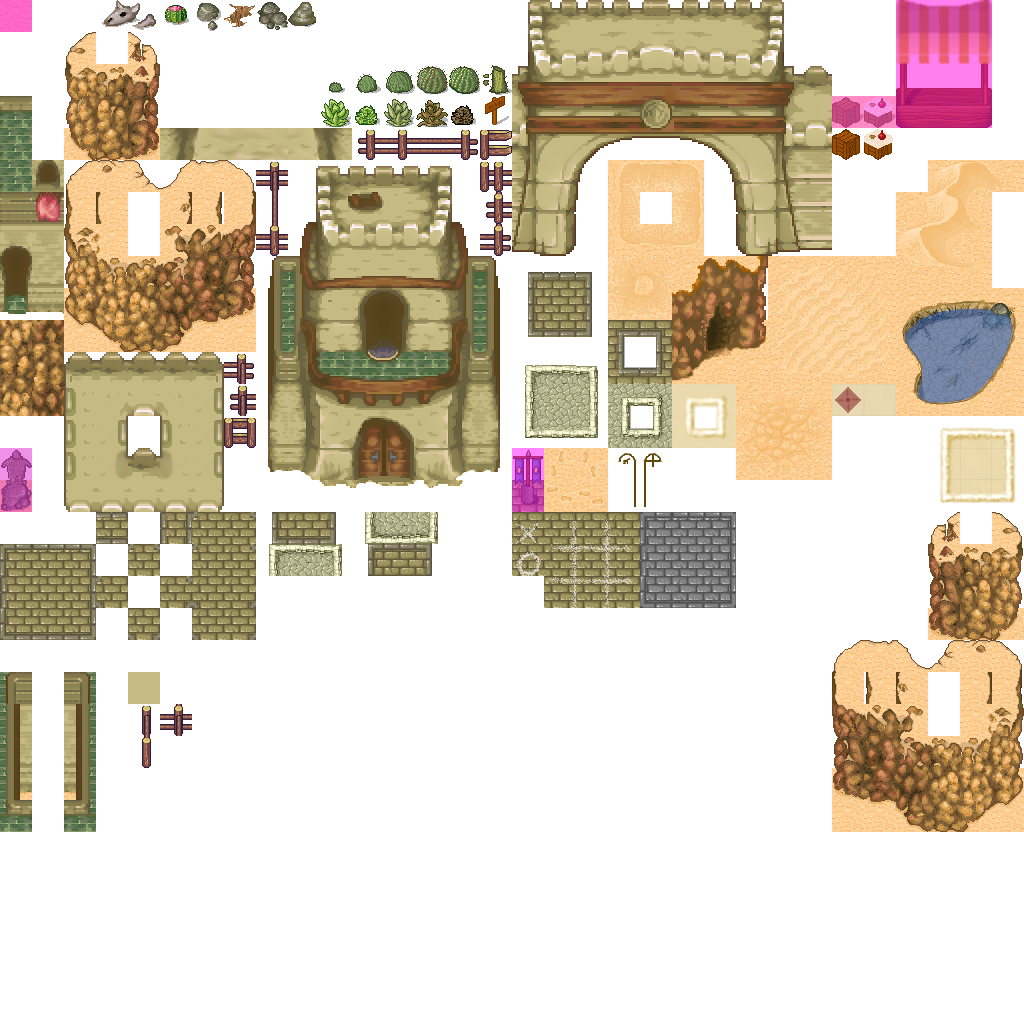
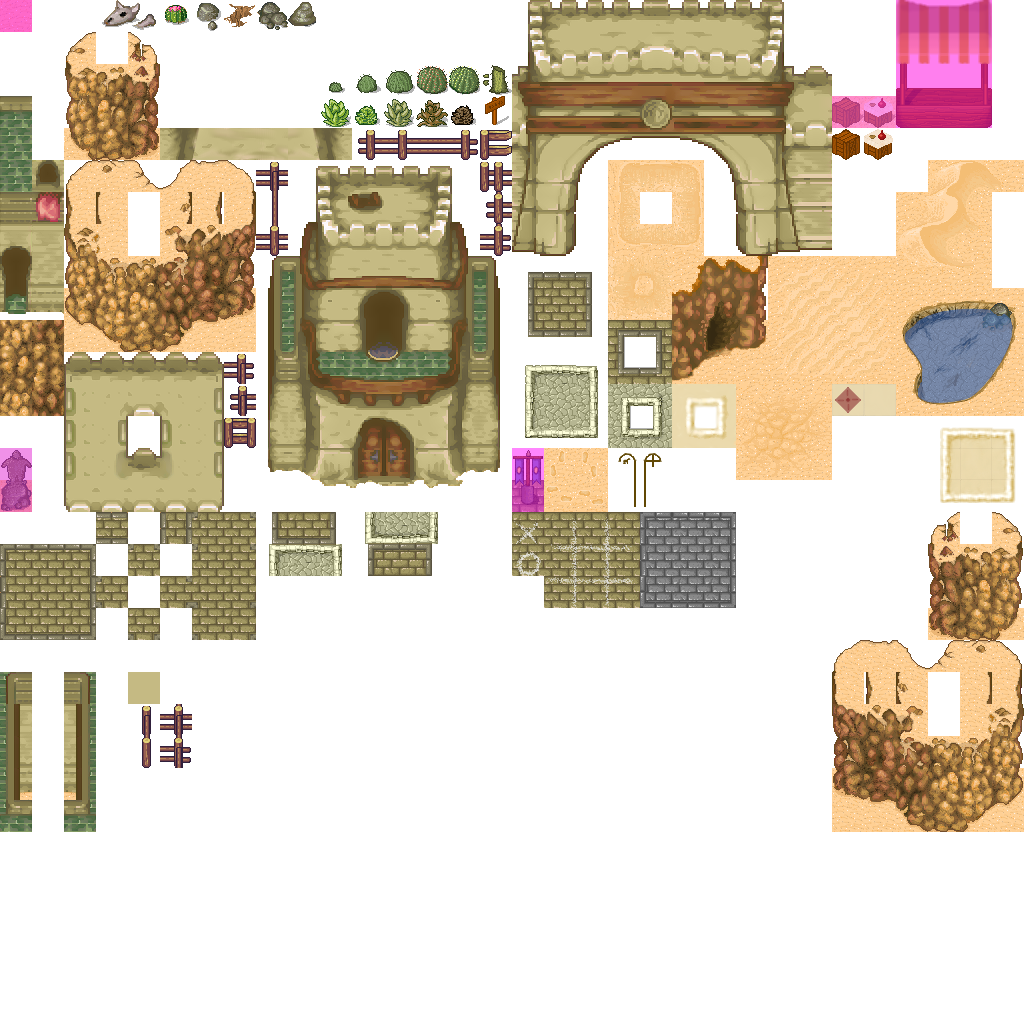
Layers edited between the first and the second 1024x1024 image:
painted on "Hintergrund" over [160, 736, 191, 768]
